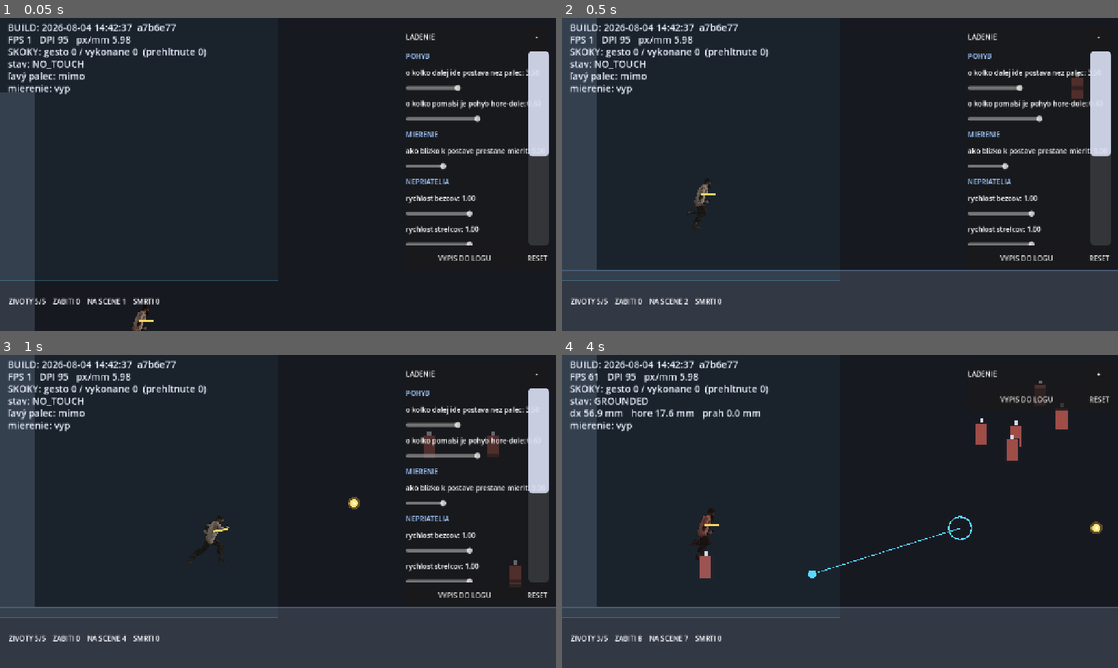
Above: before the commit, frames 1-4 (two rows, left to right).
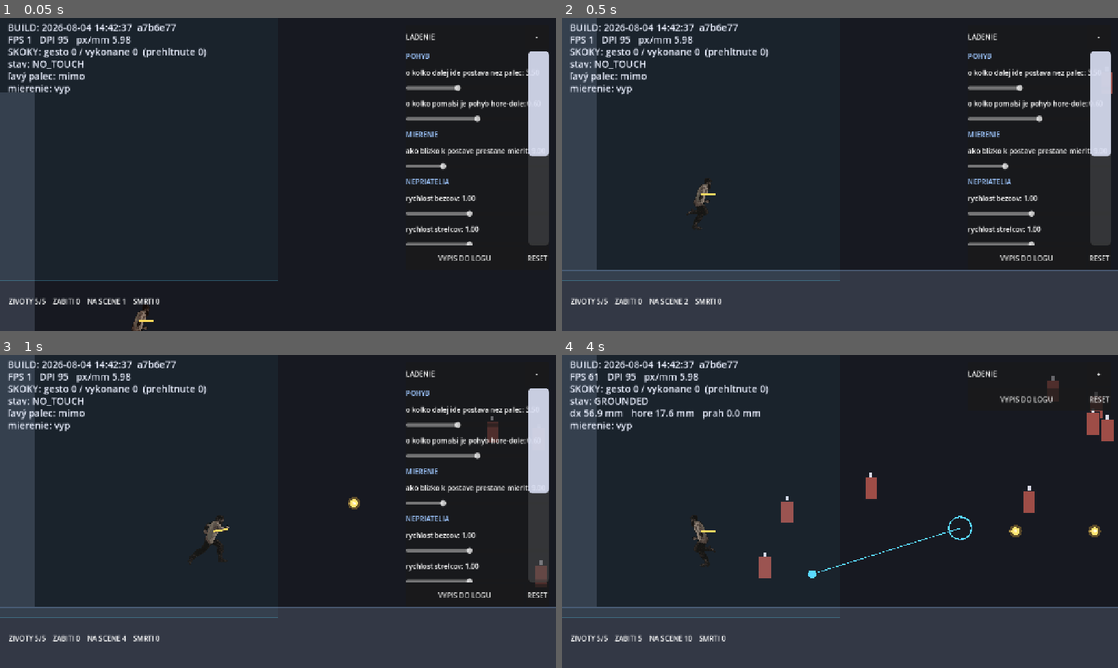
Above: after the commit, the same moments.

Repository: belispav/slavs
Game: Godot game, scene res://scenes/main.tscn
Same seed, same stepped clock (60 frames per second), same inputs: the game is played once before the commit and once after it.
Inputs (mouse positions are in pixels of both pictures, inside the frame that each line leads up to):
- Up to frame 1 (0.05 s): no input
- Up to frame 2 (0.5 s): no input
- Up to frame 3 (1 s): tap Enter (ui_accept) at 0.5, 0.77 s; move the mouse to (400, 495) at 0.52 s; hold D from 0.53 s (still down); hold Space from 0.53 s (still down); click (400, 495) at 0.67 s
- Up to frame 4 (4 s): release D at 1.25 s; release Space at 1.25 s; click "-" at 1.25 s; drag from (728, 527) to (828, 555) at 2.02 s; move the mouse to (895, 442) at 2.77 s; hold A 2.78-3.5 s; hold L 2.78-3.5 s; drag from (812, 574) to (962, 527) at 3.52 s

Frame 1 is identical in both runs. In frame 2, 0.2% of the frame differs, in the area x 91-99%, y 17-26%; in frame 3, 0.5%; in frame 4, 2.3%, in the area x 6-100%, y 6-92%.

Commit message:
Enemy speeds settle at 262 and 76, measured on build a7b6e77
Rushers: guessed 230, dropped to 46, raised to 437, settled at 262. Throwers
95 to 76. Both from the device.

The 46 stays in the comment because it is the useful part. It was not a
preference - it was tuning around dying constantly and being sent back to the
start of the level each time, and once death cost only health the same player
asked for nearly ten times the speed. A number measured while something else is
broken measures the other thing.

Diff:
--- a/volya/scripts/tuning.gd
+++ b/volya/scripts/tuning.gd
@@ -94,14 +94,15 @@
 
 ## Rushers are chaff. One hit, large numbers — the point is mowing, not duelling.
 ##
-## 437 measured on device 2026-08-04, and the road there is worth keeping. An
-## earlier session set them to 46 — a fifth of this — but that was tuning around
-## dying constantly and being returned to the start of the level each time. Once
-## death cost health instead of the run, the same player asked for nearly ten
-## times the speed. A number measured while something else is broken measures
-## the other thing.
+## 262, measured on device 2026-08-04. The road there is worth keeping: guessed
+## at 230, dropped to 46, raised to 437, settled at 262.
+##
+## The 46 was not a preference. It was tuning around dying constantly and being
+## sent back to the start each time; once death cost health instead of the run,
+## the same player asked for nearly ten times the speed. A number measured while
+## something else is broken measures the other thing.
 const RUSHER_HP: int = 1
-const RUSHER_SPEED: float = 437.0
+const RUSHER_SPEED: float = 262.0
 
 ## Live multipliers, so speeds can be found on the device instead of guessed.
 ## The constants above stay the source of truth; once a value settles, it goes
@@ -112,8 +113,9 @@
 ## Throwers are the rare ones that force you to move. Slow, dodgeable shots:
 ## fast projectiles turned the game into a reflex test and killed the mowing.
 const THROWER_HP: int = 2
-## Confirmed unchanged on device 2026-08-04.
-const THROWER_SPEED: float = 95.0
+## 76, measured on device 2026-08-04. Slower than a rusher by roughly the same
+## ratio as before, so the two roles still read apart at a glance.
+const THROWER_SPEED: float = 76.0
 const THROWER_KEEP_DISTANCE: float = 430.0
 const THROWER_RANGE: float = 700.0
 const THROWER_INTERVAL: float = 2.0
